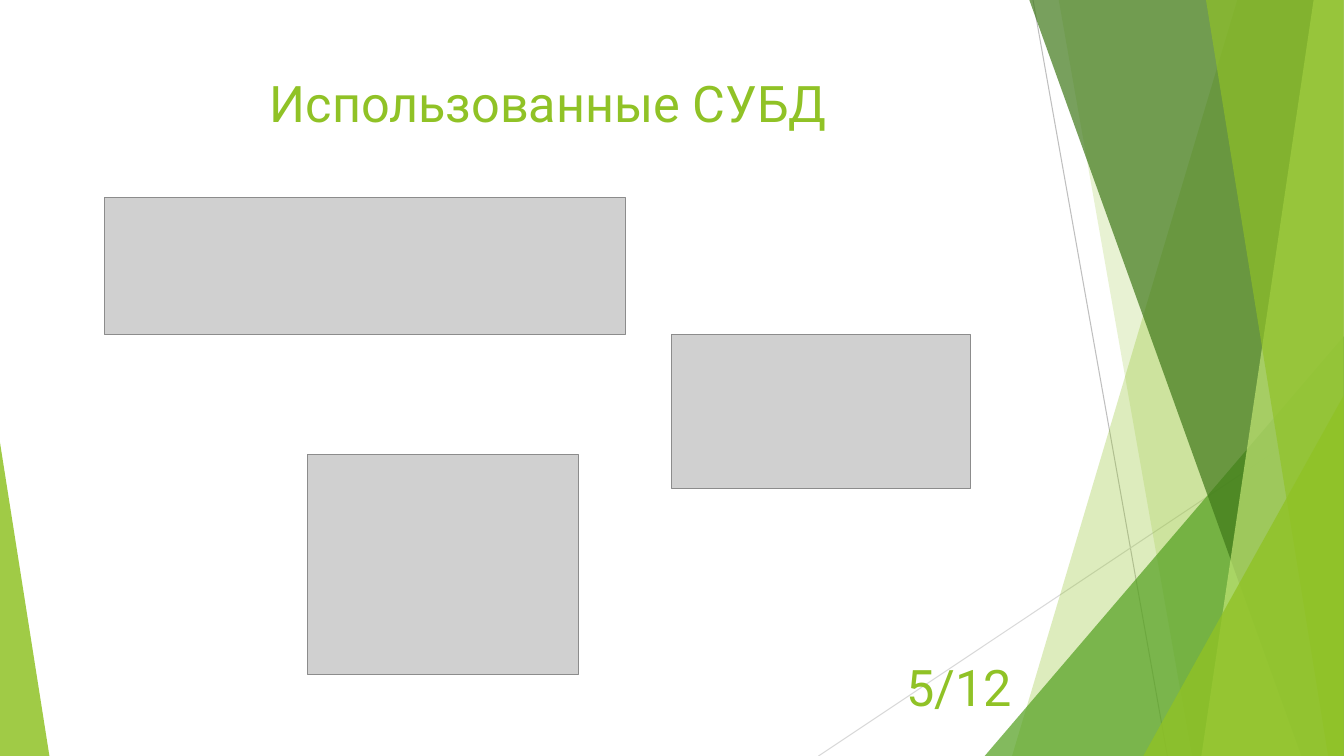
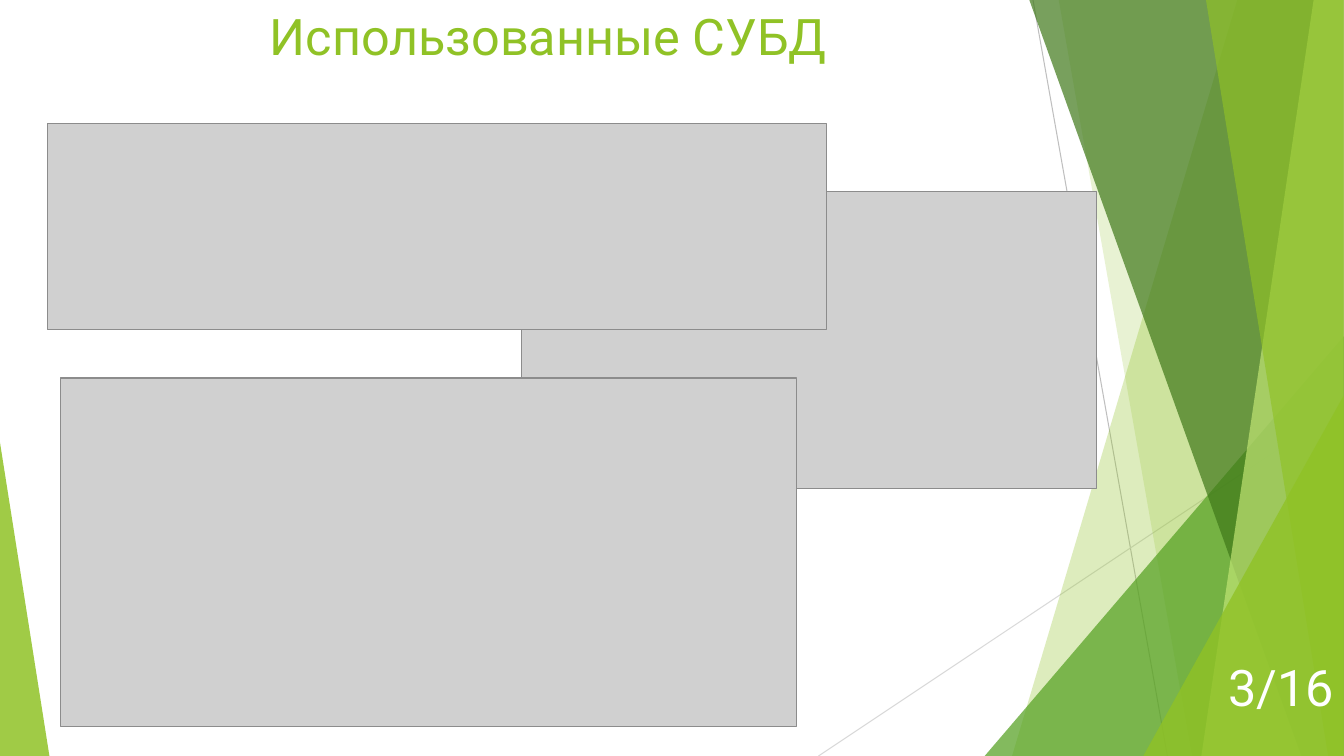
Before and after one commit to enitnel/mysterious-project, a slide deck: slide 3 of Dms coursework presentation.pptx (slide 5 before the commit). Drawn at 1344x756 pixels with LibreOffice and Linux fonts; fonts in the diff are those of the drawing; grey boxes stand for pictures. Boxes give left, top, right and bottom in pixels: in the first picture for what was removed or moved away, otherwise in the second. Text is boxed around its words. In the diff, an @@ line names an element or a change of style, - is before the commit and + after.

```diff
--- a/Dms coursework presentation.pptx
+++ b/Dms coursework presentation.pptx
@@ title "Использованные СУБД": place and size @@
-title "Использованные СУБД" at [270,85,827,131]
+title "Использованные СУБД" at [270,18,827,64]
@@ picture: place and size @@
-picture at [105,198,625,335]
+picture at [47,124,827,330]
@@ picture: place and size @@
-picture at [673,335,971,489]
+picture at [522,192,1097,489]
@@ picture added at [60,378,797,727] @@
@@ picture removed at [308,455,578,675] @@
@@ page number removed at [906,669,1012,709] @@
-5/12
@@ page number added at [1228,669,1334,709], 36 pt, text #FFFFFF @@
+3/16
```
Also in this commit, not shown: 11 other slides changed, 4 slides added, 58 other files.
